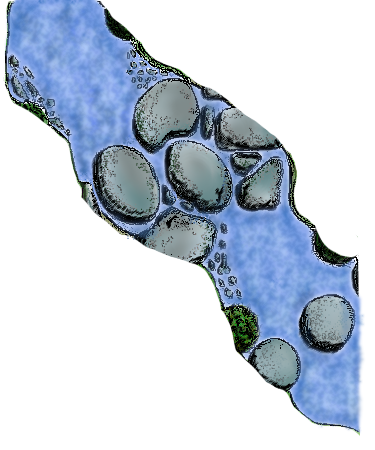
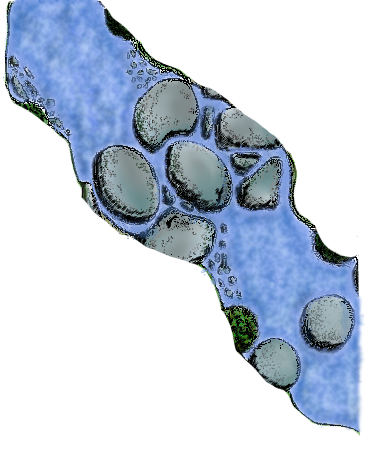
Layered file, before and after one edit (375x450). Changes by layer:
added group "piana" with 5 layers above "Warstwa" over [3, 36, 359, 368]
moved "Warstwa" out of group "piana", painted on it over [3, 0, 359, 395]
moved "Wklejona warstwa" out of group "piana" over [3, 1, 359, 395]
